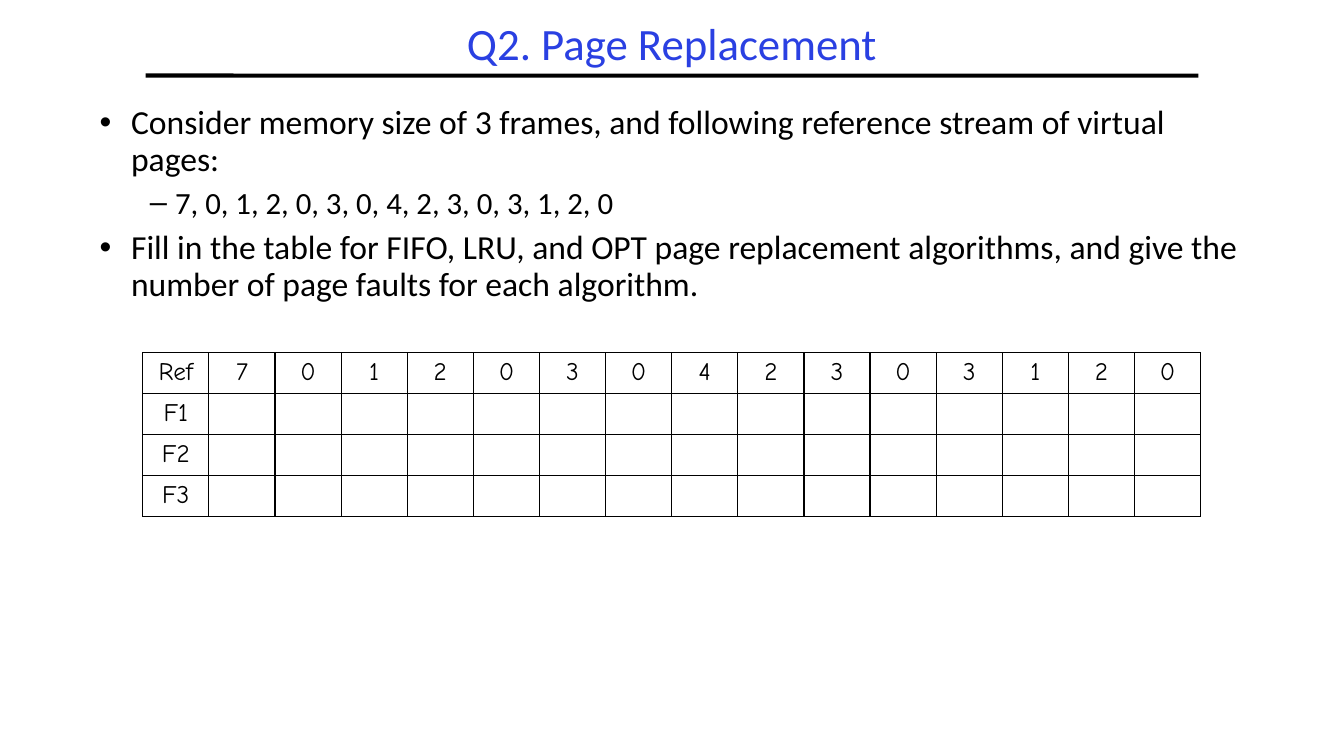
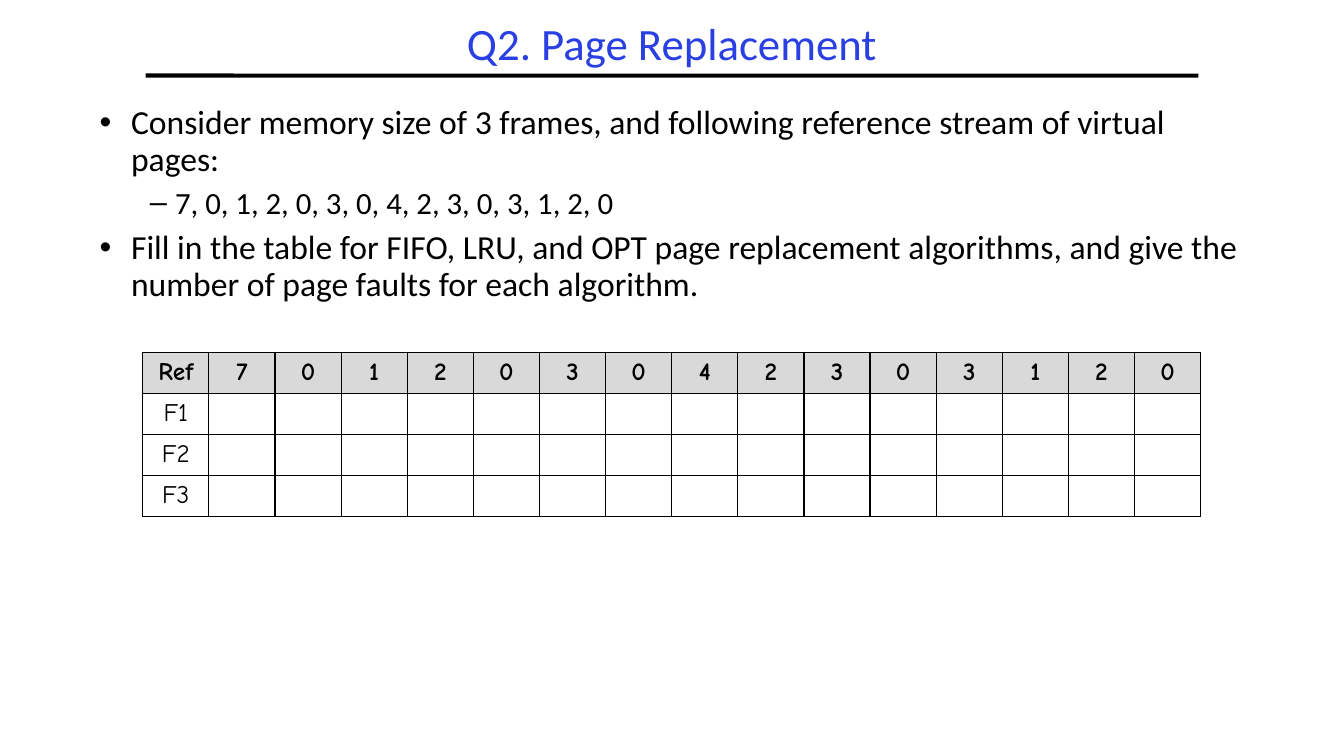
Before and after one commit to guhofstra/CSC256Fa25, a slide deck: slide 6 of PPTs/L8-Exercises ANS.pptx. Drawn at 1344x756 pixels with LibreOffice and Linux fonts; fonts in the diff are those of the drawing. Boxes give left, top, right and bottom in pixels: in the first picture for what was removed or moved away, otherwise in the second. Text is boxed around its words. In the diff, an @@ line names an element or a change of style, - is before the commit and + after.

```diff
--- a/PPTs/L8-Exercises ANS.pptx
+++ b/PPTs/L8-Exercises ANS.pptx
@@ table at (143, 353, 1208, 516) @@
@@ fill none to #D9D9D9 in row 1 @@
```
Also in this commit, not shown: 3 other slides changed, 3 other files.
